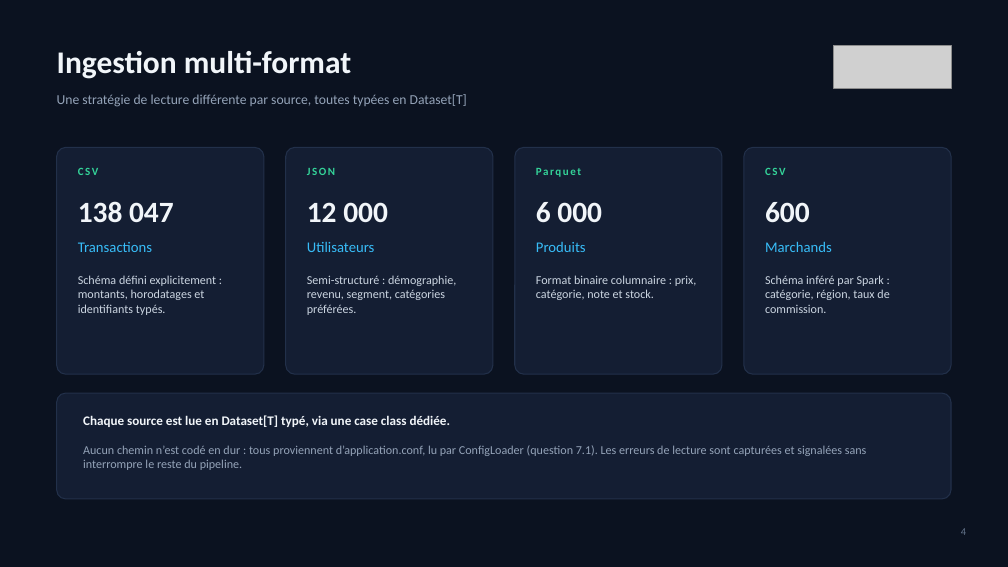
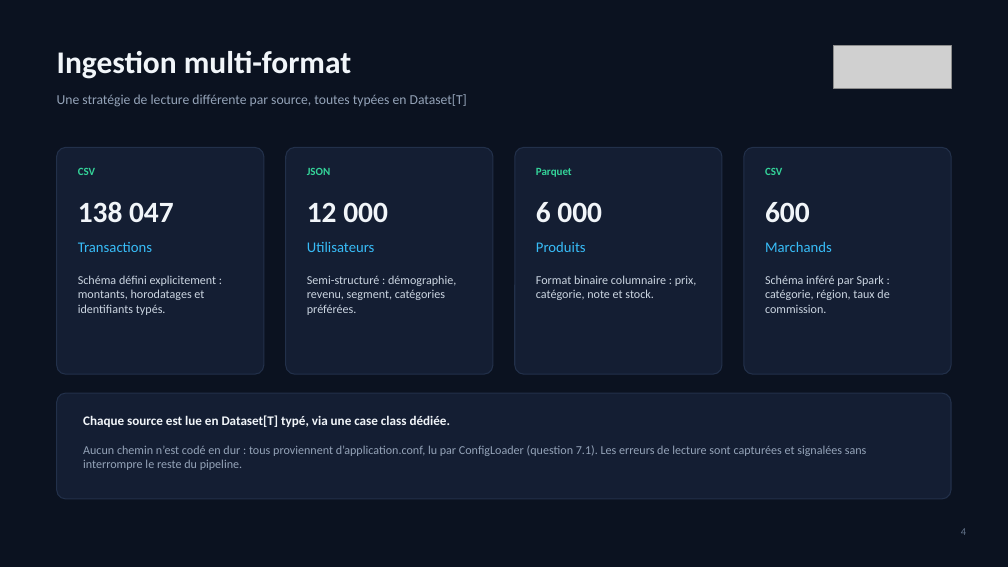
Before and after one commit to DonBos27/groupe12-ecommerce-analytics, a slide deck: slide 4 of Soutenance_Groupe12.pptx. Drawn at 1008x567 pixels with LibreOffice and Linux fonts; fonts in the diff are those of the drawing; grey boxes stand for pictures. Boxes give left, top, right and bottom in pixels: in the first picture for what was removed or moved away, otherwise in the second. Text is boxed around its words. In the diff, an @@ line names an element or a change of style, - is before the commit and + after.

```diff
--- a/Soutenance_Groupe12.pptx
+++ b/Soutenance_Groupe12.pptx
@@ letter spacing 1.5 to 0 pt in 4 elements at (x1=78, y1=168, x2=95, y2=175), (x1=307, y1=168, x2=330, y2=175), (x1=536, y1=168, x2=572, y2=177), (x1=765, y1=168, x2=782, y2=175) @@
```
Also in this commit, not shown: 5 other slides changed.
